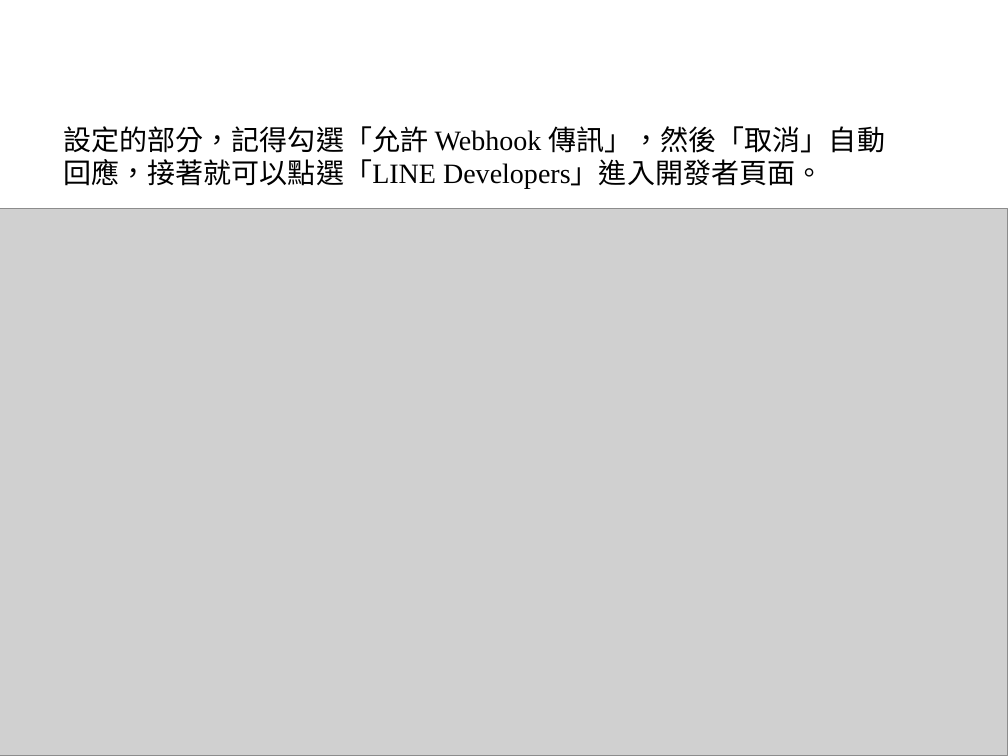
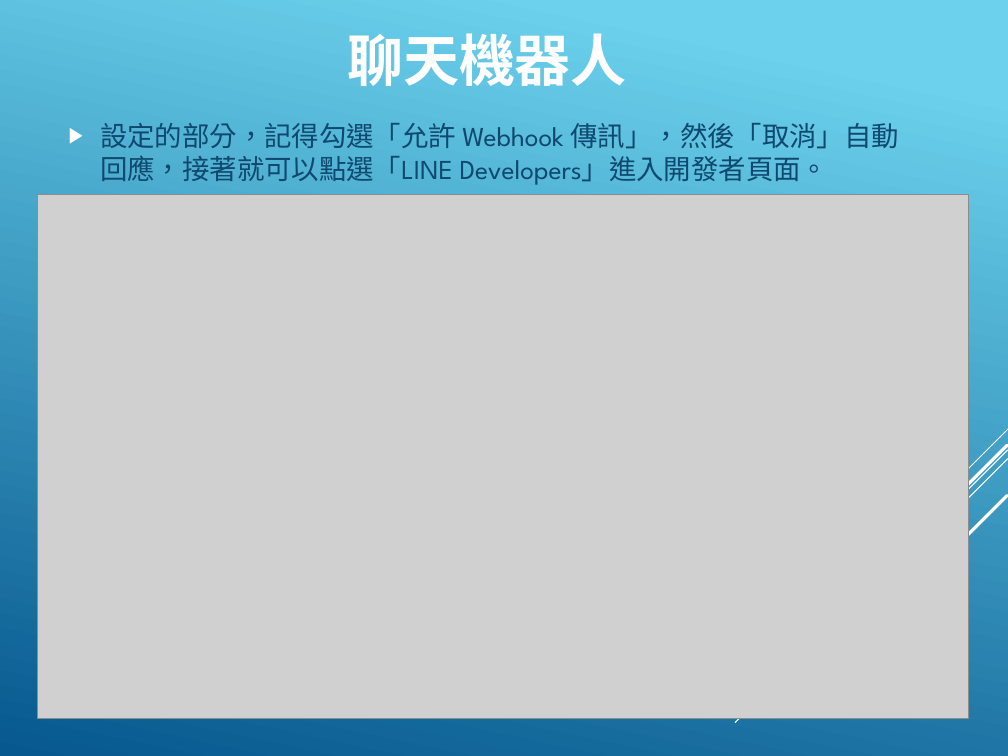
Before and after one commit to hyper570908/nodeDemo, a slide deck: slide 13 of doc/Line_BOT.pptx (slide 8 before the commit). Drawn at 1008x756 pixels with LibreOffice and Linux fonts; fonts in the diff are those of the drawing; grey boxes stand for pictures; background and template pictures are left out. Boxes give left, top, right and bottom in pixels: in the first picture for what was removed or moved away, otherwise in the second. Text is boxed around its words. In the diff, an @@ line names an element or a change of style, - is before the commit and + after.

Commit message:
[0.0.17] Update line bot ppt

```diff
--- a/doc/Line_BOT.pptx
+++ b/doc/Line_BOT.pptx
@@ background picture (left out) to gradient #6ED2EB to #06588E @@
@@ text at (347,33,627,86): text changed; bold on @@
-申請 Line Bot 帳號
+聊天機器人
@@ text "設定的部分，記得勾選「允許 Webhook 傳訊」，然後「取消」自動回應，接著就可以點選「LINE Developers ..." at (100,123,899,185): size 20 to 19.6 pt, font Times New Roman to League Spartan, text colour #000000 to #0F496F; bullet none to ▶; more space between paragraphs; vertical alignment bottom to middle @@
@@ picture: place and size @@
-picture at (0,209,1008,756)
+picture at (37,195,968,719)
@@ group added at (736,429,1008,723): 5 lines @@
```
Also in this commit, not shown: 16 other slides changed, 12 slides added, 1 slide removed.
